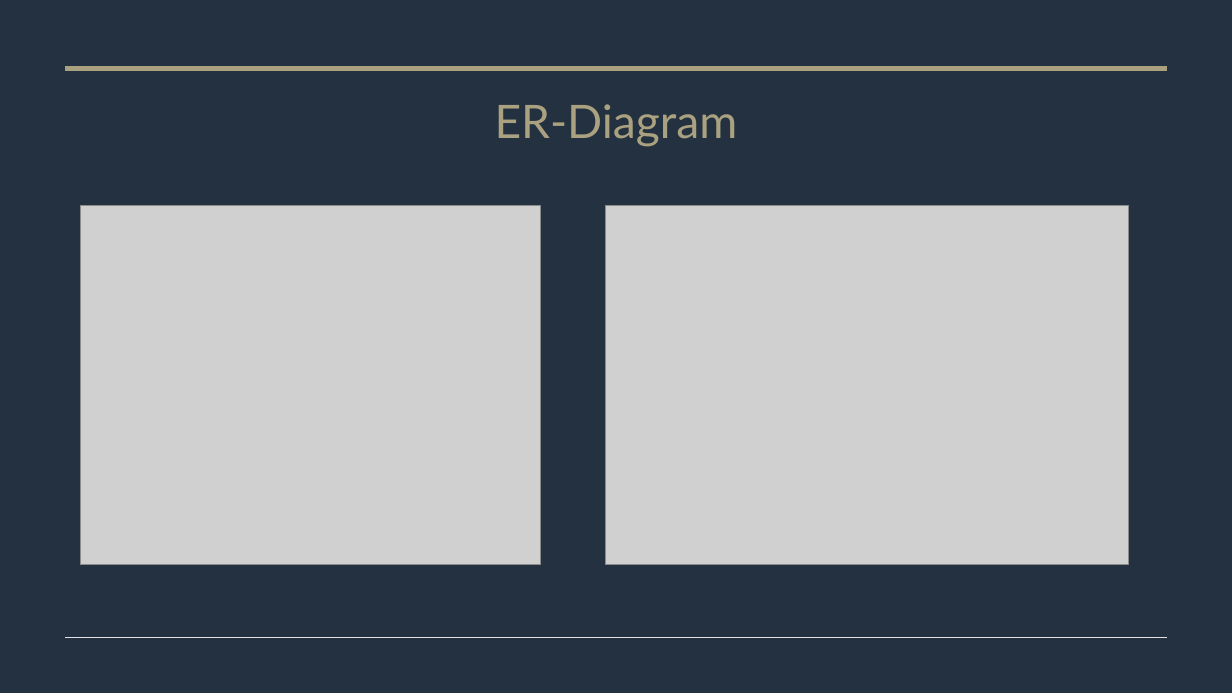
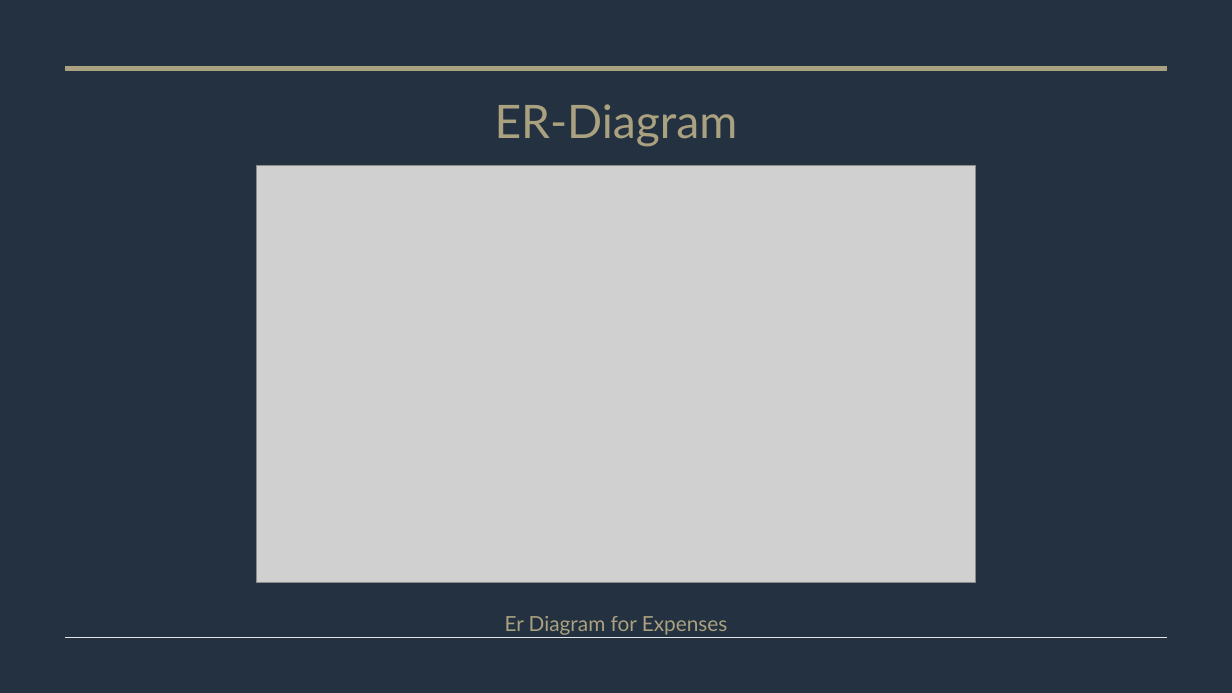
Before and after one commit to Janice1828/daily_activities-personal_finance_tracker, a slide deck: slide 11 of Daily Activities & Personal Finance Tracker.pptx (slide 10 before the commit). Drawn at 1232x693 pixels with LibreOffice and Linux fonts; fonts in the diff are those of the drawing; grey boxes stand for pictures. Boxes give left, top, right and bottom in pixels: in the first picture for what was removed or moved away, otherwise in the second. Text is boxed around its words. In the diff, an @@ line names an element or a change of style, - is before the commit and + after.

```diff
--- a/Daily Activities & Personal Finance Tracker.pptx
+++ b/Daily Activities & Personal Finance Tracker.pptx
@@ title at bbox=[495, 104, 738, 635]: text changed; size 36 to 16.2 pt @@
-ER-Diagram
+ER-Diagram
+Er Diagram for Expenses
@@ picture: place and size @@
-picture at bbox=[80, 206, 541, 566]
+picture at bbox=[257, 165, 976, 582]
@@ picture removed at bbox=[605, 206, 1128, 566] @@
```
Also in this commit, not shown: 9 other slides changed, 3 slides added, 14 other files.
